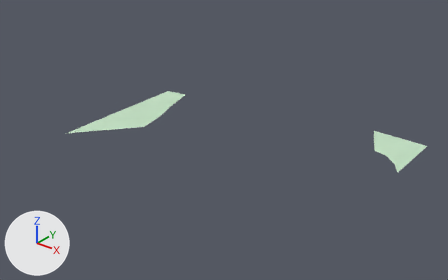
One commit to the glTF model white-model-six-districts/chunks/120_116_mid.glb: the scene before it, then after it.
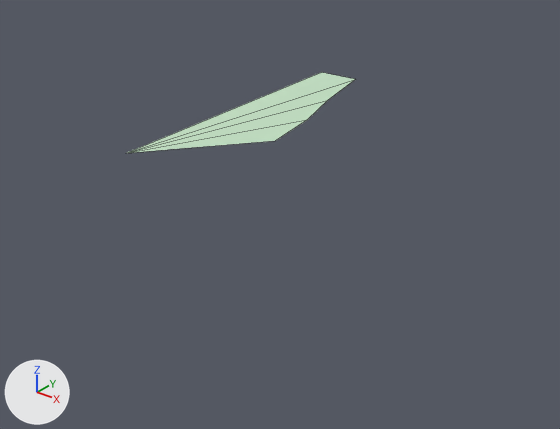
There are two pictures of each version: one whole from a 50 mm lens placed at (807.0, -7914.0, 456.0), pointed at (261.0, -7231.0, 32.0), one close up on the part from 0% to 65% of the width and 19% to 99% of the height. The lights are fixed; the arrows at lower left show +X, +Y and +Z. The first two pictures are the older version. The close-ups show mesh edges as thin lines. Vertices at exactly the same position are counted once.
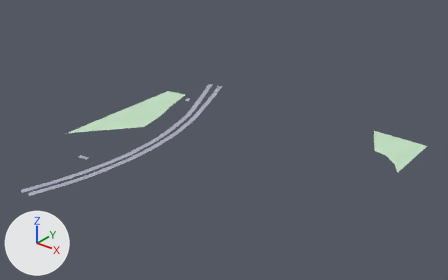
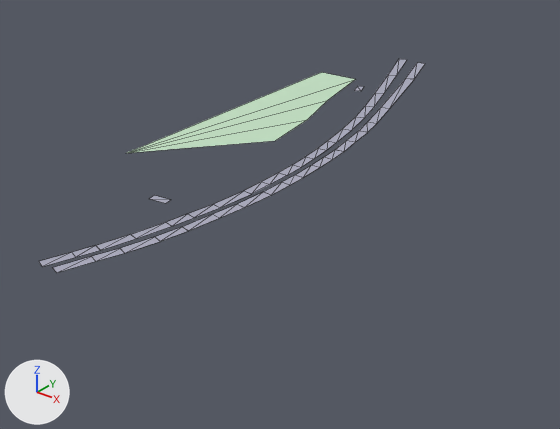
Changed parts and their boxes (x1, y1, x2, y2) in the close-ups (560 x 429 px):
'Mesh_0', reshaped
    before: (127, 72, 355, 153)
    after: (39, 59, 425, 273)
part 1 of me_mesh_0, added
    after: (39, 59, 425, 273)

Diff of the bpy script that builds the scene:
```diff
--- a/white-model-six-districts/chunks/120_116_mid.glb.py
+++ b/white-model-six-districts/chunks/120_116_mid.glb.py
@@ me_mesh_0 @@
 # used by ob_mesh_0; location = (0.0, 0.0, 0.0)
-me_mesh_0.from_pydata(...)  # 13 vertices, 9 faces; spans x 0.0..500.0, y -7335.0..-7000.0, z 5.0..6.0
+me_mesh_0.from_pydata(...)  # 167 vertices, 87 faces; spans x 0.0..500.0, y -7507.0..-7000.0, z 5.0..14.0
+# me_mesh_0 part 1
+# 93 vertices are added at x 50.0..163.0, y -7507.0..-7013.0, z 12.0..14.0
+# 12 new vertices lie (9.0, 0.0, 0.0) away from vertices in x 146.0..162.0, y -7363.0..-7289.0, z 13.0
+# 9 new vertices lie (9.0, 1.0, 0.0) away from vertices in x 137.0..160.0, y -7285.0..-7232.0, z 13.0
+# 9 new vertices lie (9.0, -2.0, 0.0) away from vertices in x 128.0..156.0, y -7476.0..-7404.0, z 13.0..14.0
+# 7 new vertices lie (9.0, -1.0, 0.0) away from vertices in x 140.0..159.0, y -7407.0..-7363.0, z 13.0..14.0
+# 7 new vertices lie (8.0, 4.0, 0.0) away from vertices in x 50.0..106.0, y -7134.0..-7017.0, z 12.0
+# 6 new vertices lie (9.0, 2.0, 0.0) away from vertices in x 126.0..152.0, y -7233.0..-7182.0, z 12.0..13.0
+# 6 new vertices lie (8.0, 3.0, 0.0) away from vertices in x 72.0..134.0, y -7188.0..-7013.0, z 12.0..13.0
+# 5 new vertices lie (9.0, 3.0, 0.0) away from vertices in x 116.0..140.0, y -7182.0..-7128.0, z 12.0
+# 78 new faces join them
 me_mesh_0.materials.append(mat_material_0)
```
